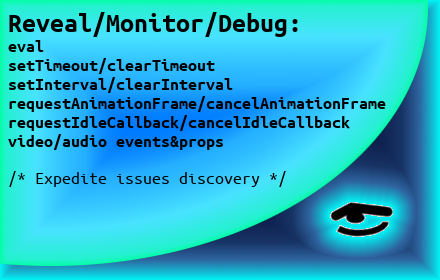
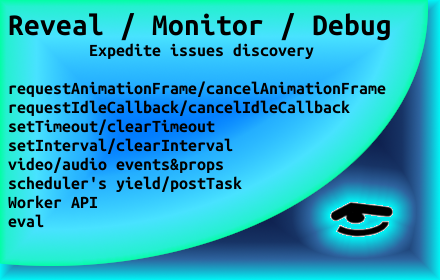
Comparing the layer stacks of the two (440, 280) images. Changes:
renamed "Reveal/Monitor/Debug: ..." to "Reveal / Monitor / Debug ...", painted on it over [8, 12, 390, 228]
removed layer "black layer #1" over [0, 0, 428, 266]
removed layer "black layer" over [43, 49, 157, 98]
painted on "Background" over [0, 0, 428, 266]
